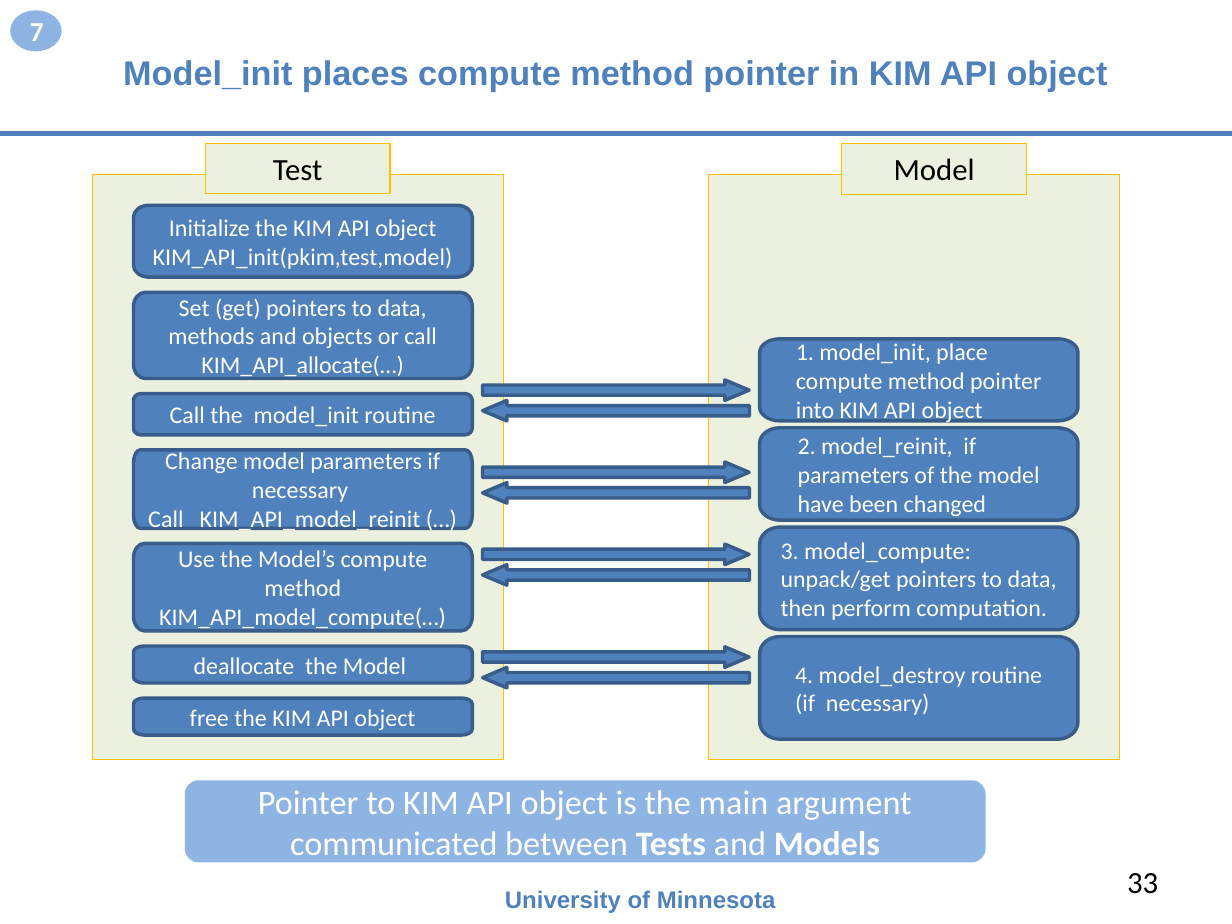
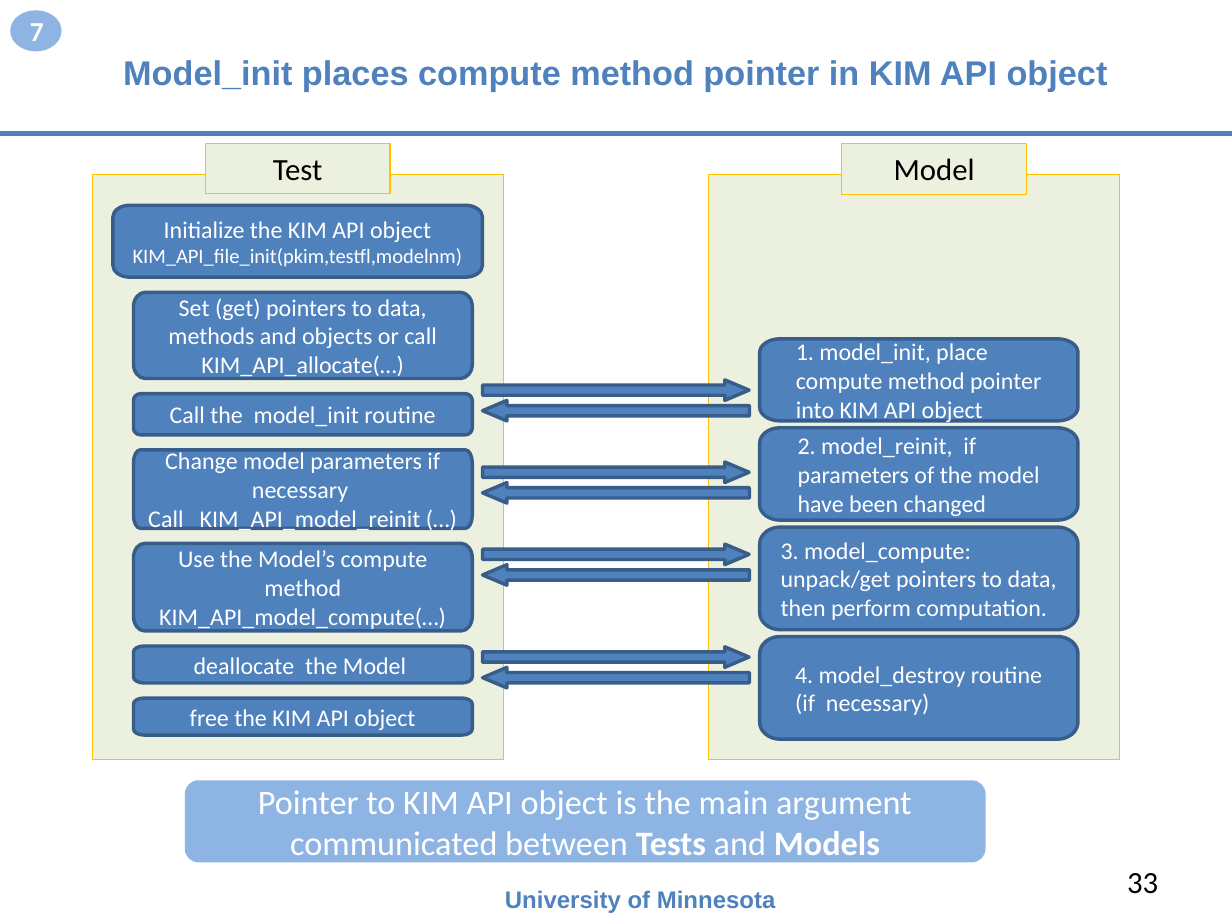
Before and after one commit to openkim/kim-api, a slide deck: slide 33 of DOCS/openkim-api-introduction.pptx. Drawn at 1232x924 pixels with LibreOffice and Linux fonts; fonts in the diff are those of the drawing. Boxes give left, top, right and bottom in pixels: in the first picture for what was removed or moved away, otherwise in the second. Text is boxed around its words. In the diff, an @@ line names an element or a change of style, - is before the commit and + after.

Commit message:
Add KIM_API_file_init(); deprecate KIM_API_init()

```diff
--- a/DOCS/openkim-api-introduction.pptx
+++ b/DOCS/openkim-api-introduction.pptx
@@ freeform shape "Initialize the KIM API object": place and size @@
-freeform shape "Initialize the KIM API object" at (133, 206, 472, 277)
+freeform shape "Initialize the KIM API object" at (113, 206, 483, 277)
@@ text in freeform shape at (133, 248, 463, 267): text changed; size 14 to 12 pt @@
-KIM_API_init(pkim,test,model)
+KIM_API_file_init(pkim,testfl,modelnm)
```
Also in this commit, not shown: 4 other slides changed, 37 other files.
